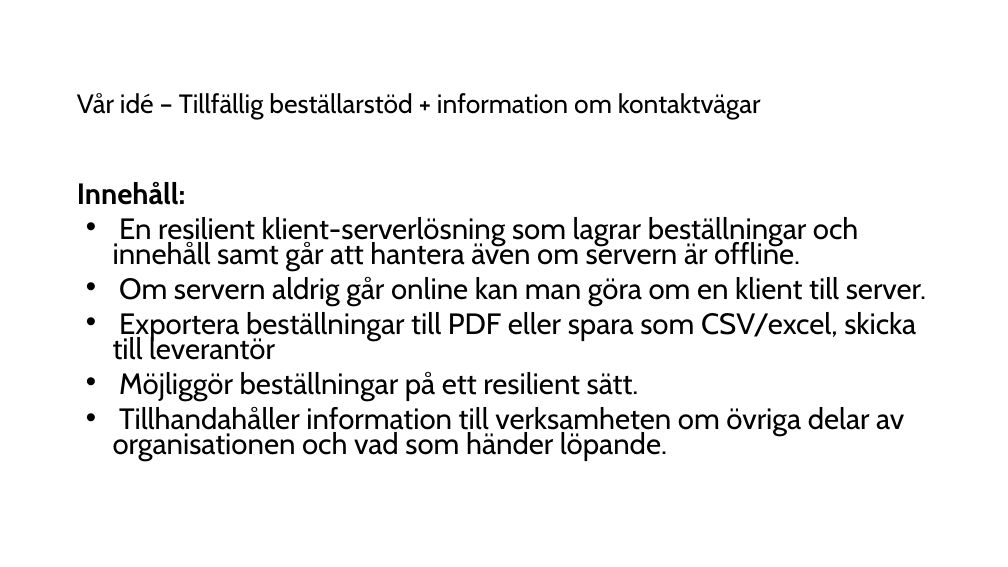
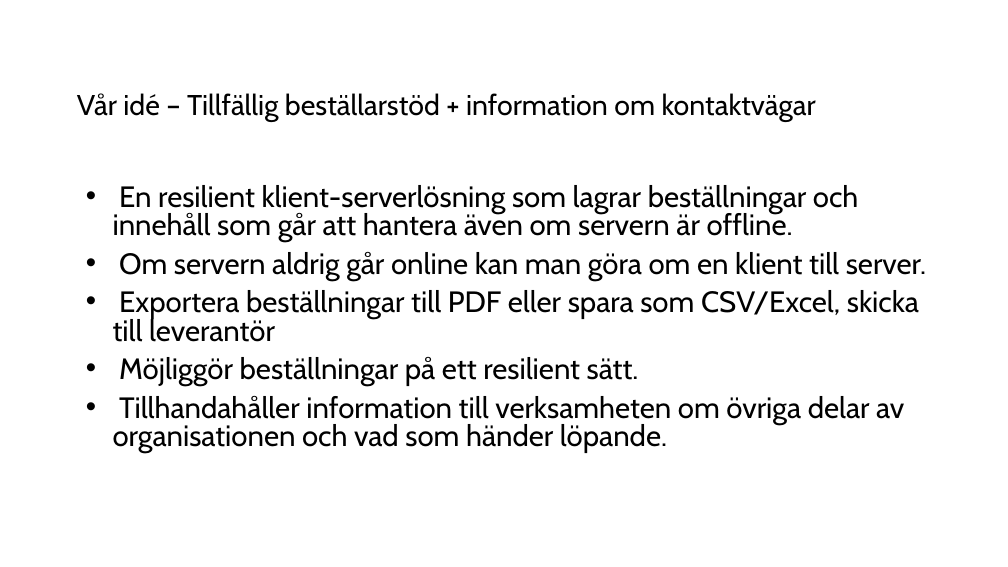
Before and after one commit to arizon-dread/region-orebro-lan, a slide deck: slide 3 of doc/Presentation KLIRR Hack Region Örebro län.odp. Drawn at 1008x567 pixels with LibreOffice and Linux fonts; fonts in the diff are those of the drawing. Boxes give left, top, right and bottom in pixels: in the first picture for what was removed or moved away, otherwise in the second. Text is boxed around its words. In the diff, an @@ line names an element or a change of style, - is before the commit and + after.

```diff
--- a/doc/Presentation KLIRR Hack Region Örebro län.odp
+++ b/doc/Presentation KLIRR Hack Region Örebro län.odp
@@ title "Vår idé – Tillfällig beställarstöd ..." at (77, 93, 816, 122): size 25.2 to 27.2 pt; line spacing 0.7 to 0.8 @@
@@ text at (113, 185, 858, 242): text changed @@
-Innehåll:
-• En resilient klient-serverlösning som lagrar beställningar och innehåll samt går att hantera även om servern är offline.
+• En resilient klient-serverlösning som lagrar beställningar och innehåll som går att hantera även om servern är offline.
@@ text at (113, 252, 926, 453): line spacing 0.7 to 0.8 @@
@@ text at (113, 290, 919, 342): text changed @@
-• Exportera beställningar till PDF eller spara som CSV/excel, skicka till leverantör
+• Exportera beställningar till PDF eller spara som CSV/Excel, skicka till leverantör
```
Also in this commit, not shown: 4 other slides changed, 1 slide added.
